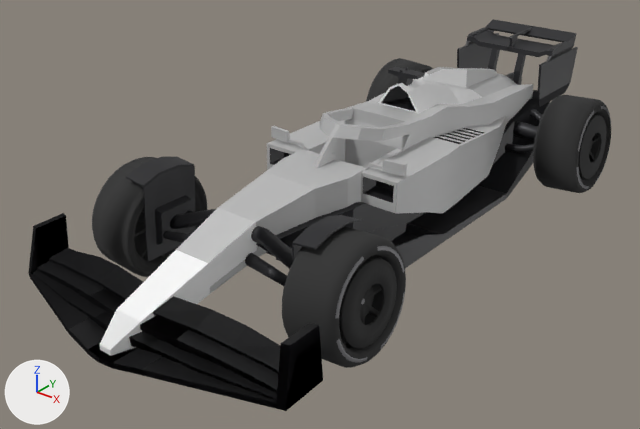
One commit to the glTF model public/models/lowpoly.glb: the scene before it, then after it.
Rendered twice from a 50 mm lens placed at (4.34, -6.2, 3.82), pointed at (-0.24, -0.48, 0.27). The lights are fixed; the arrows at lower left show +X, +Y and +Z. The older version comes first. Where no turn or scale is listed for an object, it has been applied to the vertices. Vertices at exactly the same position are counted once.

The scene before the commit, as lines of its bpy script (objects in view):
```python
ob_body = bpy.data.objects.new('body', me_body)
ob_body.location = (0.0, 0.0, 0.0)
ob_plane_031_plane_026 = bpy.data.objects.new('Plane_031_Plane_026', me_air)
ob_plane_031_plane_026.location = (0.0, 0.0, 0.0)
ob_spin_fl = bpy.data.objects.new('spin_fl', me_wheel_fl)
ob_spin_fl.location = (-1.049, -1.775, 0.496)
ob_spin_fr = bpy.data.objects.new('spin_fr', me_wheel_fr)
ob_spin_fr.location = (1.049, -1.775, 0.496)
ob_spin_rl = bpy.data.objects.new('spin_rl', me_wheel_rl)
ob_spin_rl.location = (-1.049, 2.077, 0.496)
ob_spin_rr = bpy.data.objects.new('spin_rr', me_wheel_rr)
ob_spin_rr.location = (1.049, 2.077, 0.496)
```
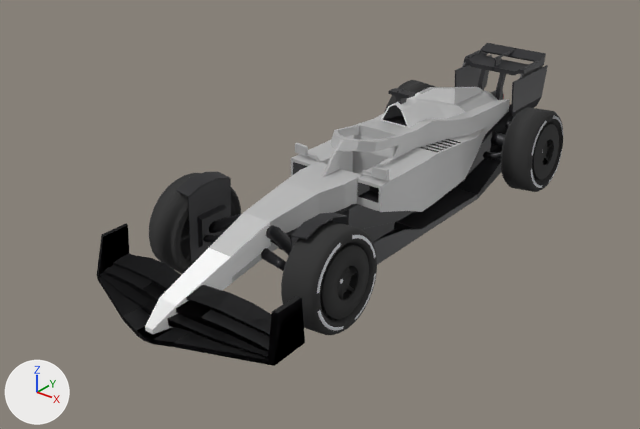
Boxes (x1, y1, x2, y2) around the edits, measured in the pictures (640 x 429 px):
'body', rescaled (18% narrower, 18% shorter): before (28, 19, 578, 411); after (97, 43, 548, 366)
'spin_fr', rescaled (22% narrower, 20% shorter): before (282, 226, 406, 368); after (281, 221, 377, 335)
'spin_rr', rescaled (20% narrower, 13% shorter): before (533, 95, 611, 193); after (501, 107, 563, 192)
'spin_fl', rescaled (20% narrower, 16% shorter): before (92, 157, 207, 277); after (149, 173, 241, 274)
'spin_rl', rescaled: before (366, 58, 433, 102); after (385, 80, 435, 111)
'Plane_031_Plane_026', rescaled (26% narrower, 15% shorter): before (388, 67, 425, 86); after (388, 88, 415, 104)

The change, as a list of edits to the scene's bpy script:
```text
Change me_body:
    used by ob_body; location = (0.0, 0.0, 0.0)
    remove me_body.from_pydata(...)  # 3578 vertices, 6906 faces; spans x -1.36..1.36, y -3.2..3.2, z 0.12..1.36
    add me_body.from_pydata(...)  # 3578 vertices, 6906 faces; spans x -0.95..0.95, y -2.8..2.8, z 0.1..1.19
    me_body part 1: the whole mesh is scaled about the mesh origin by (0.7, 0.875, 0.875)
Change me_air:
    used by ob_plane_031_plane_026; location = (0.0, 0.0, 0.0)
    remove me_air.from_pydata(...)  # 105 vertices, 206 faces; spans x -0.159..0.16, y 0.441..0.563, z 1.31..1.46
    add me_air.from_pydata(...)  # 105 vertices, 206 faces; spans x -0.111..0.112, y 0.386..0.493, z 1.146..1.278
    me_air part 2: the whole mesh is scaled about the mesh origin by (0.7, 0.875, 0.875)
Change me_wheel_fl:
    used by ob_spin_fl; location = (-1.049, -1.775, 0.496)
    remove me_wheel_fl.from_pydata(...)  # 716 vertices, 1372 faces; spans x -0.258..0.258, y -0.485..0.485, z -0.495..0.495
    add me_wheel_fl.from_pydata(...)  # 716 vertices, 1372 faces; spans x -0.18..0.18, y -0.425..0.425, z -0.452..0.413
    me_wheel_fl part 3: the whole mesh is scaled about its middle by (0.7, 0.875, 0.875), then moved by (0.0, 0.0, -0.019)
Change me_wheel_fr:
    used by ob_spin_fr; location = (1.049, -1.775, 0.496)
    remove me_wheel_fr.from_pydata(...)  # 688 vertices, 1372 faces; spans x -0.258..0.258, y -0.485..0.485, z -0.494..0.494
    add me_wheel_fr.from_pydata(...)  # 688 vertices, 1372 faces; spans x -0.18..0.18, y -0.425..0.425, z -0.451..0.414
    me_wheel_fr part 4: the whole mesh is scaled about its middle by (0.7, 0.875, 0.875), then moved by (0.0, 0.0, -0.018)
Change me_wheel_rl:
    used by ob_spin_rl; location = (-1.049, 2.077, 0.496)
    remove me_wheel_rl.from_pydata(...)  # 716 vertices, 1372 faces; spans x -0.258..0.258, y -0.485..0.485, z -0.495..0.495
    add me_wheel_rl.from_pydata(...)  # 716 vertices, 1372 faces; spans x -0.18..0.18, y -0.425..0.425, z -0.452..0.413
    me_wheel_rl part 5: the whole mesh is scaled about its middle by (0.7, 0.875, 0.875), then moved by (0.0, 0.0, -0.019)
Change me_wheel_rr:
    used by ob_spin_rr; location = (1.049, 2.077, 0.496)
    remove me_wheel_rr.from_pydata(...)  # 716 vertices, 1372 faces; spans x -0.258..0.258, y -0.485..0.485, z -0.495..0.495
    add me_wheel_rr.from_pydata(...)  # 716 vertices, 1372 faces; spans x -0.18..0.18, y -0.424..0.425, z -0.451..0.414
    me_wheel_rr part 6: the whole mesh is scaled about its middle by (0.7, 0.875, 0.875), then moved by (0.0, 0.0, -0.019)
Change ob_spin_fl:
    ob_spin_fl.location: (-1.049, -1.775, 0.496) -> (-0.735, -1.553, 0.453)
Change ob_spin_fr:
    ob_spin_fr.location: (1.049, -1.775, 0.496) -> (0.735, -1.553, 0.452)
Change ob_spin_rl:
    ob_spin_rl.location: (-1.049, 2.077, 0.496) -> (-0.735, 1.818, 0.453)
Change ob_spin_rr:
    ob_spin_rr.location: (1.049, 2.077, 0.496) -> (0.735, 1.817, 0.453)
```
